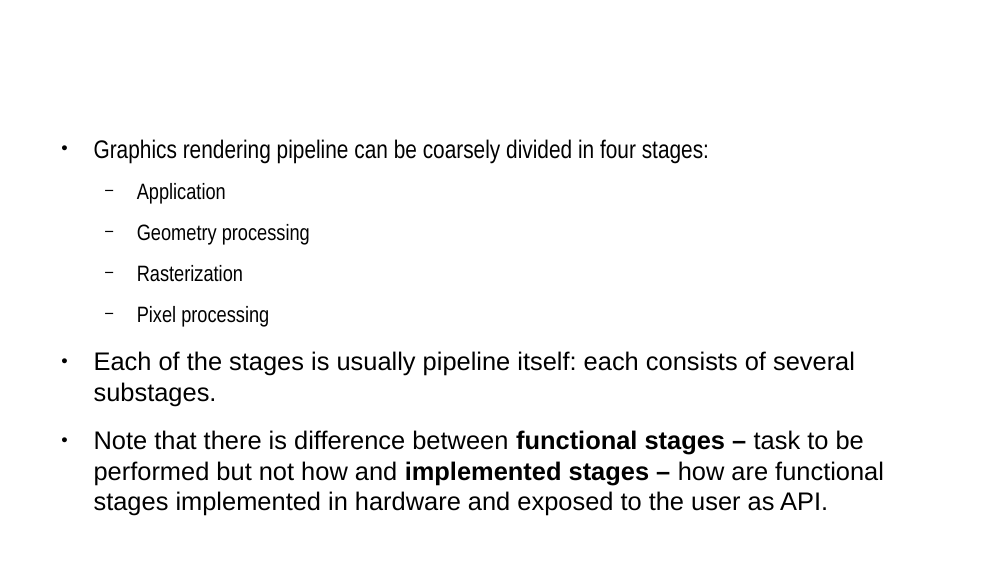
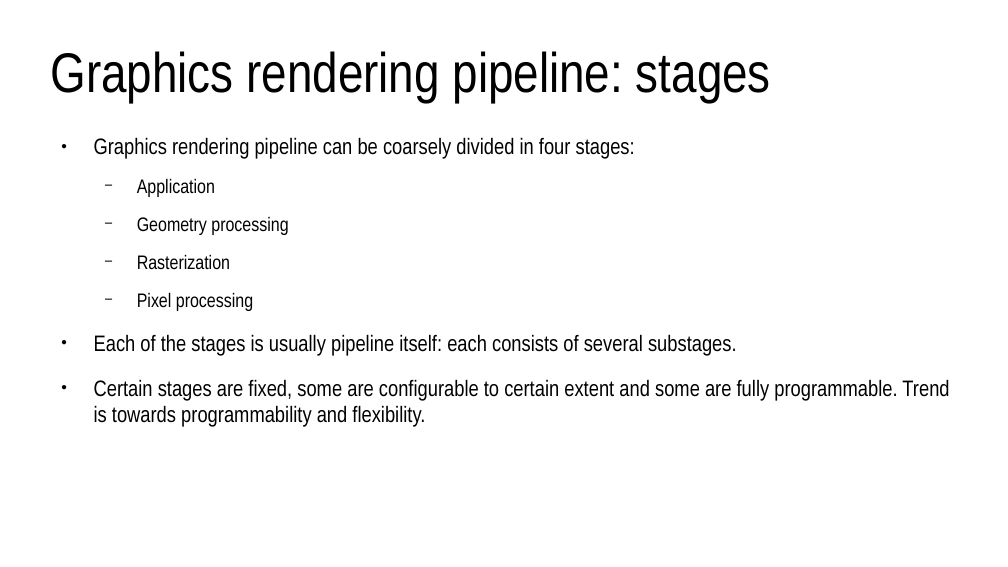
Before and after one commit to lorentzo/IntroductionToComputerGraphics, a slide deck: slide 12 of lectures/4_foundations_rendering/4_3_rasterization.odp (slide 10 before the commit). Drawn at 1008x567 pixels with LibreOffice and Linux fonts; fonts in the diff are those of the drawing. Boxes give left, top, right and bottom in pixels: in the first picture for what was removed or moved away, otherwise in the second. Text is boxed around its words. In the diff, an @@ line names an element or a change of style, - is before the commit and + after.

Commit message:
rasterization

```diff
--- a/lectures/4_foundations_rendering/4_3_rasterization.odp
+++ b/lectures/4_foundations_rendering/4_3_rasterization.odp
@@ title added at [50,51,771,102], 44 pt, text #000000 @@
+Graphics rendering pipeline: stages
@@ text at [94,137,737,356]: size 20 to 17.6 pt in "Graphics rendering pipeline can be coarsely divided ...", "Each of the stages is usually pipeline ..."; size 17.5 to 15.4 pt in "Application", "Geometry processing", "Rasterization", "Pixel processing"; font Arial to Arial Narrow in "Each of the stages is usually pipeline ..." @@
@@ text at [94,379,949,427]: text changed; size 20 to 17.6 pt; font Arial to Arial Narrow @@
-● Note that there is difference between functional stages – task to be performed but not how and implemented stages – how are functional stages implemented in hardware and exposed to the user as API.
+● Certain stages are fixed, some are configurable to certain extent and some are fully programmable. Trend is towards programmability and flexibility.
```
Also in this commit, not shown: 20 other slides changed, 10 slides added, 1 slide removed, 1 other file.
